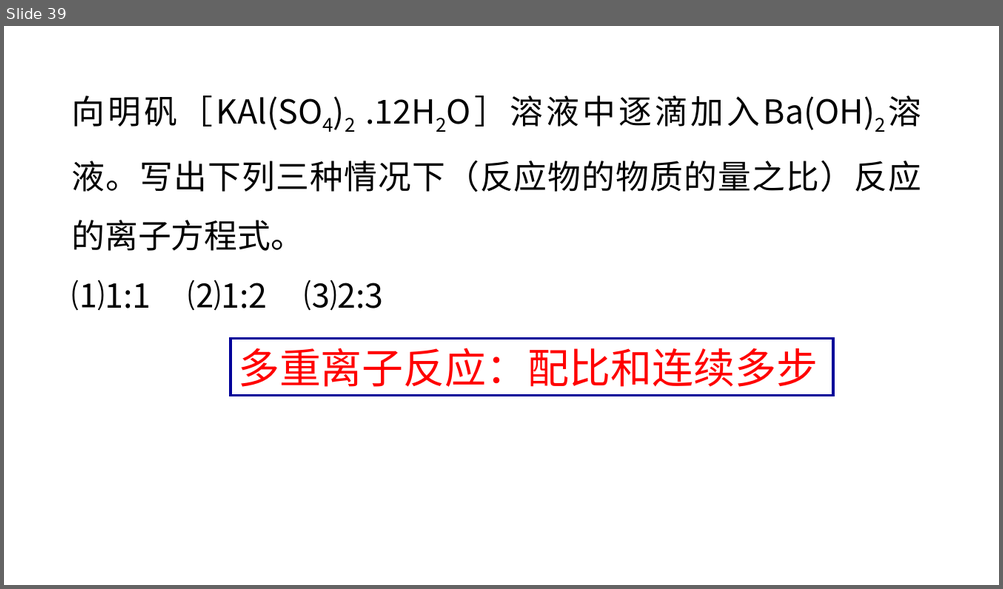
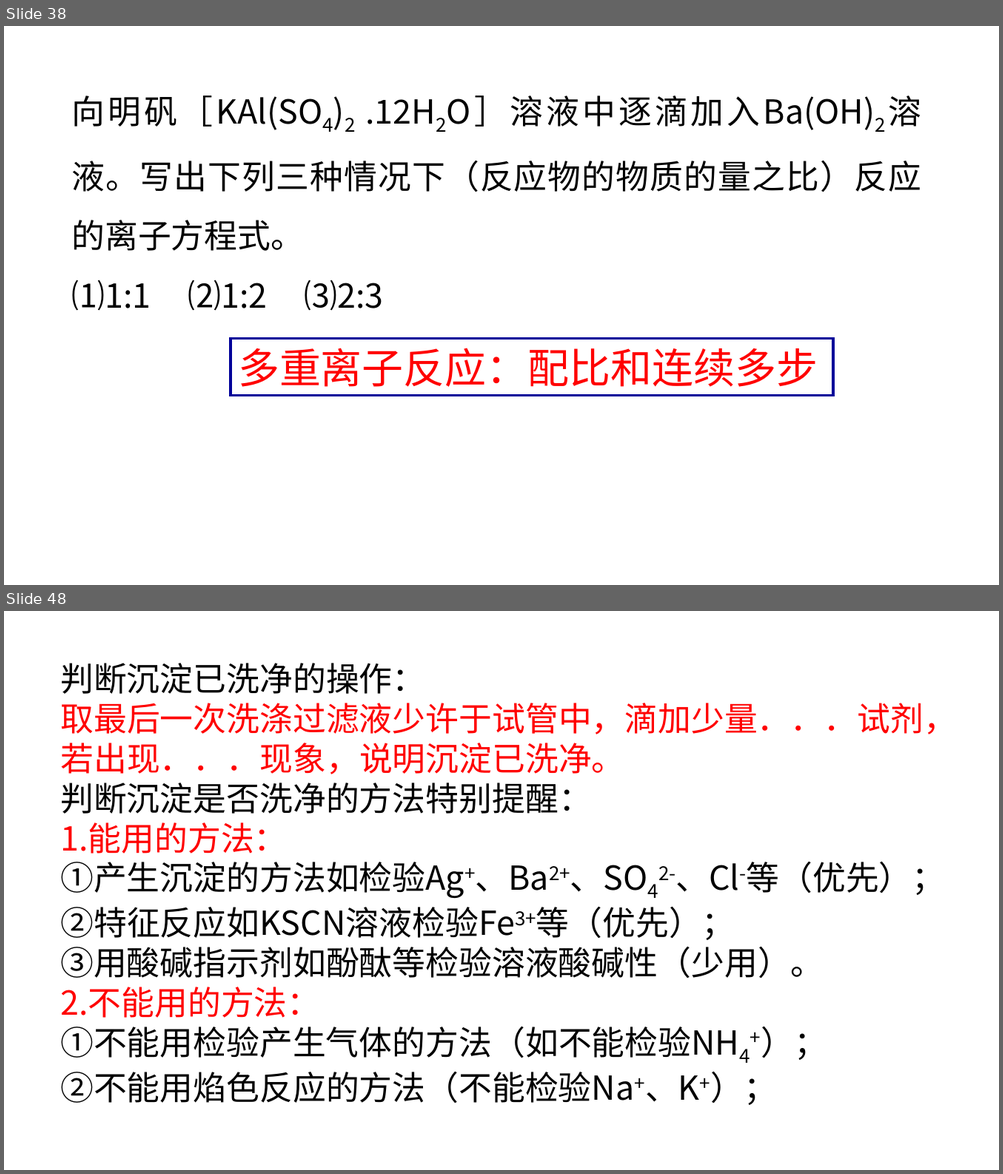
Before and after one commit to EntropyRiser/underwaterftp, a slide deck: files/Chemistry/一轮复习—离子反应专题 正式.ppt. Shown one above the other, each under a label of ours: slide 39 before the commit, slides 38 and 48 after it; the slides between them are not shown. The pictures are 1003x589 and 1003x1174 pixels, drawn with LibreOffice and Linux fonts; fonts in the diff are those of the drawing. Boxes give left, top, right and bottom in pixels: in the first picture for what was removed or moved away, otherwise in the second. Text is boxed around its words. In the diff, an @@ line names an element or a change of style, - is before the commit and + after.

```diff
--- a/files/Chemistry/一轮复习—离子反应专题 正式.ppt
+++ b/files/Chemistry/一轮复习—离子反应专题 正式.ppt
@@ slide 48 added at [4, 611, 999, 1170], background #FFFFFF @@
@@ text added at [60, 663, 956, 1103], 32 pt, text #000000 @@
+判断沉淀已洗净的操作：
+取最后一次洗涤过滤液少许于试管中，滴加少量．．．试剂，若出现．．．现象，说明沉淀已洗净。
+判断沉淀是否洗净的方法特别提醒：
+1.能用的方法：
+①产生沉淀的方法如检验Ag+、Ba2+、SO42-、Cl-等（优先）；②特征反应如KSCN溶液检验Fe3+等（优先）；
+③用酸碱指示剂如酚酞等检验溶液酸碱性（少用）。
+2.不能用的方法：
+①不能用检验产生气体的方法（如不能检验NH4+）；
+②不能用焰色反应的方法（不能检验Na+、K+）；
@@ what was slide 39 is now slide 38 @@
```
Also in this commit, not shown: 4 slides changed, 7 other slides added, 25 slides removed.
